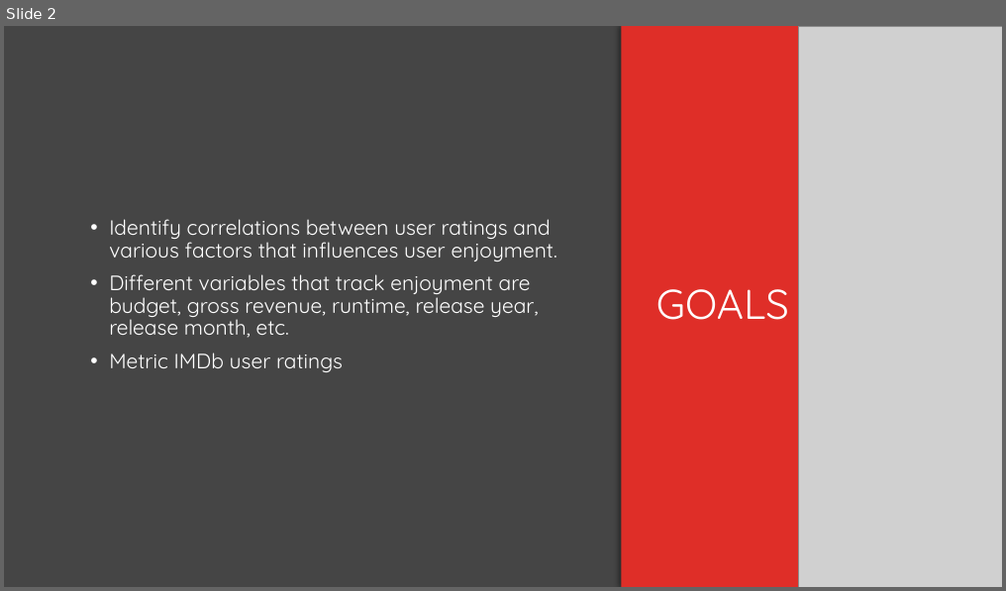
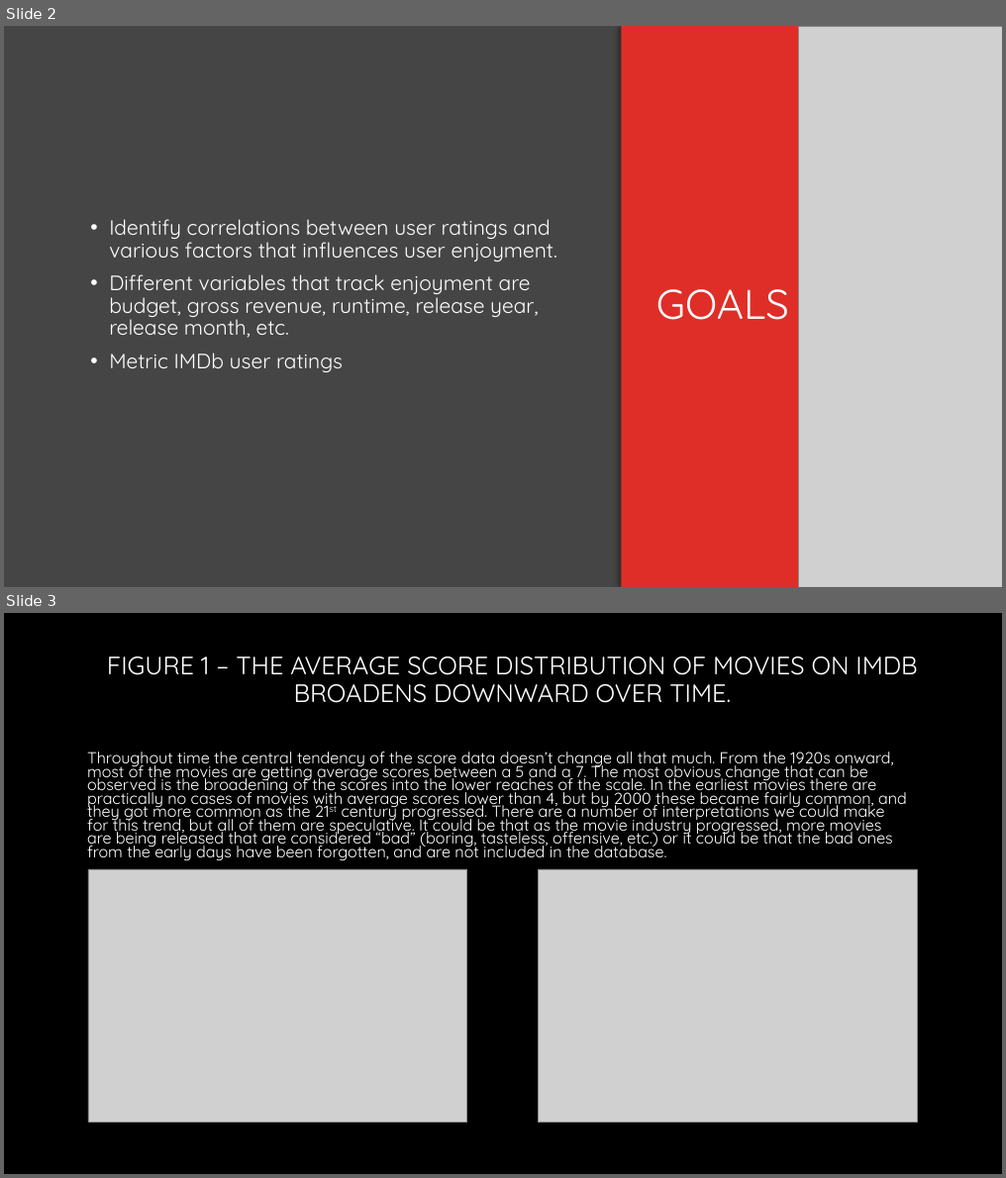
Before and after one commit to gspahlin/Movie_analysis, a slide deck: Movies.pptx. Shown one above the other, each under a label of ours: slide 2 before the commit, slides 2 and 3 after it. The pictures are 1006x591 and 1006x1178 pixels, drawn with LibreOffice and Linux fonts; fonts in the diff are those of the drawing; grey boxes stand for pictures; background and template pictures are left out. Boxes give left, top, right and bottom in pixels: in the first picture for what was removed or moved away, otherwise in the second. Text is boxed around its words. In the diff, an @@ line names an element or a change of style, - is before the commit and + after.

```diff
--- a/Movies.pptx
+++ b/Movies.pptx
@@ slide 3 added at <box>4,613,1002,1174</box>, background #000000 @@
@@ title added at <box>107,657,917,703</box>, 24.3 pt, text #FFFFFF @@
+FIGURE 1 – THE AVERAGE SCORE DISTRIBUTION OF MOVIES ON IMDB BROADENS DOWNWARD OVER TIME.
@@ text added at <box>87,752,907,861</box>, 15.4 pt, text #FFFFFF @@
+Throughout time the central tendency of the score data doesn’t change all that much. From the 1920s onward, most of the movies are getting average scores between a 5 and a 7. The most obvious change that can be observed is the broadening of the scores into the lower reaches of the scale. In the earliest movies there are practically no cases of movies with average scores lower than 4, but by 2000 these became fairly common, and they got more common as the 21st century progressed. There are a number of interpretations we could make for this trend, but all of them are speculative. It could be that as the movie industry progressed, more movies are being released that are considered “bad” (boring, tasteless, offensive, etc.) or it could be that the bad ones from the early days have been forgotten, and are not included in the database.
@@ picture added at <box>88,869,466,1123</box> @@
@@ picture added at <box>539,869,918,1123</box> @@
```
Also in this commit, not shown: 1 slide changed, 4 other slides added, 3 slides removed.
